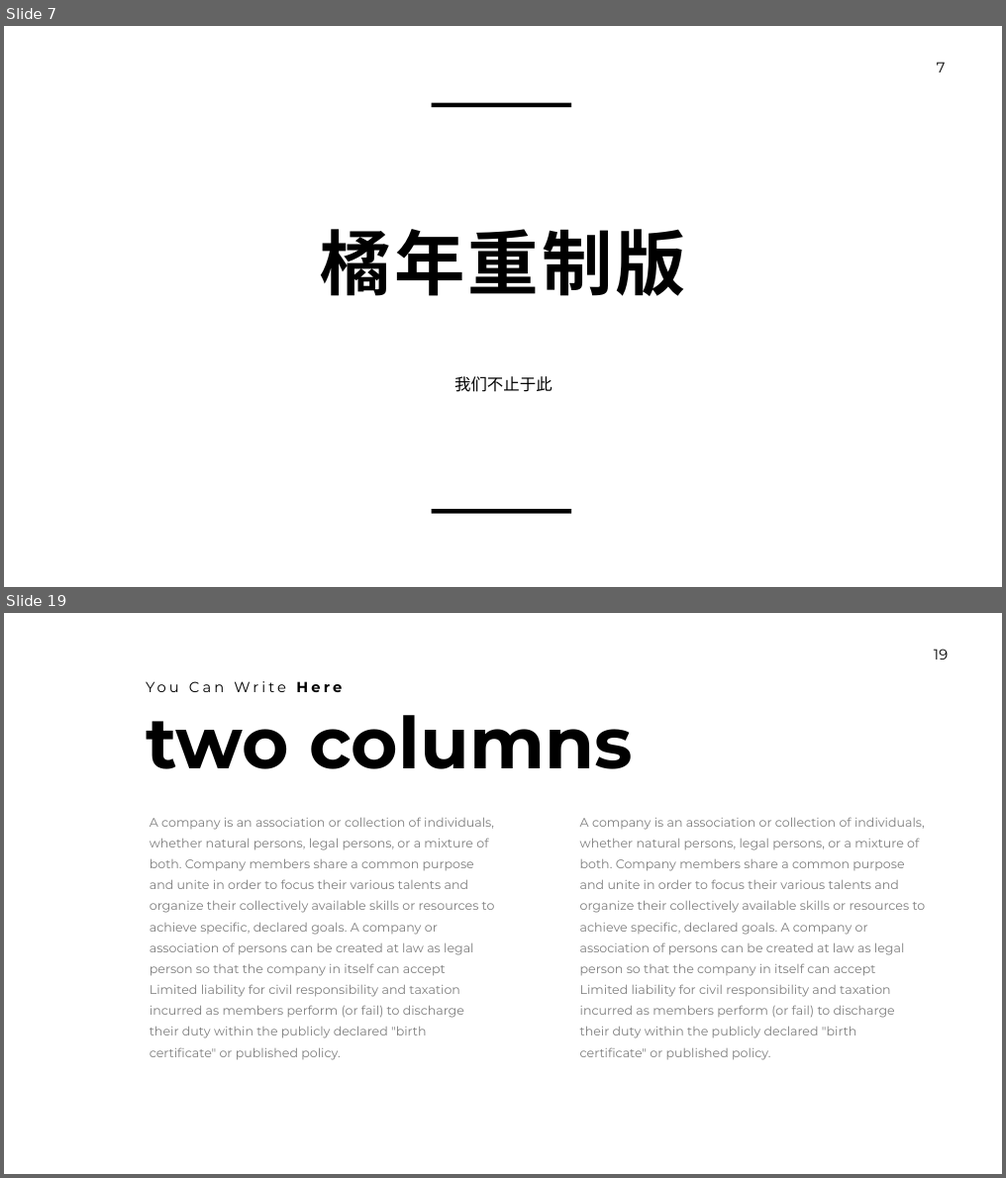
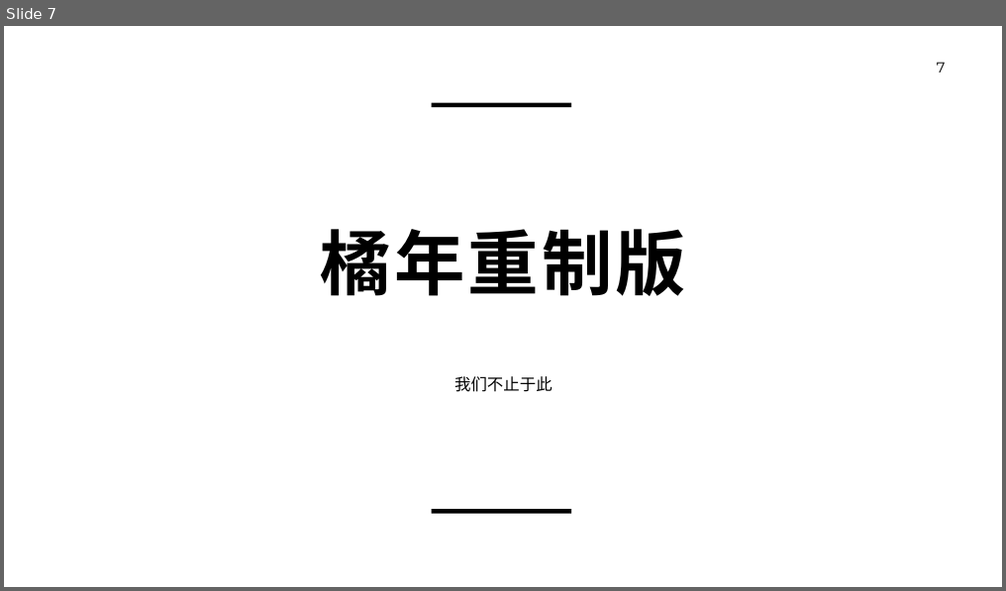
Before and after one commit to gtoxlili/GDMUWS, a slide deck: 杂七杂八/橘年重制版.pptx. Shown one above the other, each under a label of ours: slides 7 and 19 before the commit, slide 7 after it; the slides between them are not shown. The pictures are 1006x1178 and 1006x591 pixels, drawn with LibreOffice and Linux fonts; fonts in the diff are those of the drawing. Boxes give left, top, right and bottom in pixels: in the first picture for what was removed or moved away, otherwise in the second. Text is boxed around its words. In the diff, an @@ line names an element or a change of style, - is before the commit and + after.

```diff
--- a/杂七杂八/橘年重制版.pptx
+++ b/杂七杂八/橘年重制版.pptx
@@ slide 19 removed at <box>4,613,1002,1174</box>, background #FFFFFF; not listed: 1 template element that a slide beside it also shows @@
@@ text removed at <box>146,715,633,769</box> @@
-two columns
@@ text removed at <box>150,817,495,1039</box> @@
-A company is an association or collection of individuals, whether natural persons, legal persons, or a mixture of both. Company members share a common purpose and unite in order to focus their various talents and organize their collectively available skills or resources to achieve specific, declared goals. A company or association of persons can be created at law as legal person so that the company in itself can accept Limited liability for civil responsibility and taxation incurred as members perform (or fail) to discharge their duty within the publicly declared "birth certificate" or published policy.
@@ text removed at <box>580,817,926,1039</box> @@
-A company is an association or collection of individuals, whether natural persons, legal persons, or a mixture of both. Company members share a common purpose and unite in order to focus their various talents and organize their collectively available skills or resources to achieve specific, declared goals. A company or association of persons can be created at law as legal person so that the company in itself can accept Limited liability for civil responsibility and taxation incurred as members perform (or fail) to discharge their duty within the publicly declared "birth certificate" or published policy.
@@ text removed at <box>290,946,313,953</box> @@
-You Can Write Here
```
Also in this commit, not shown: 14 slides added, 67 other slides removed.
